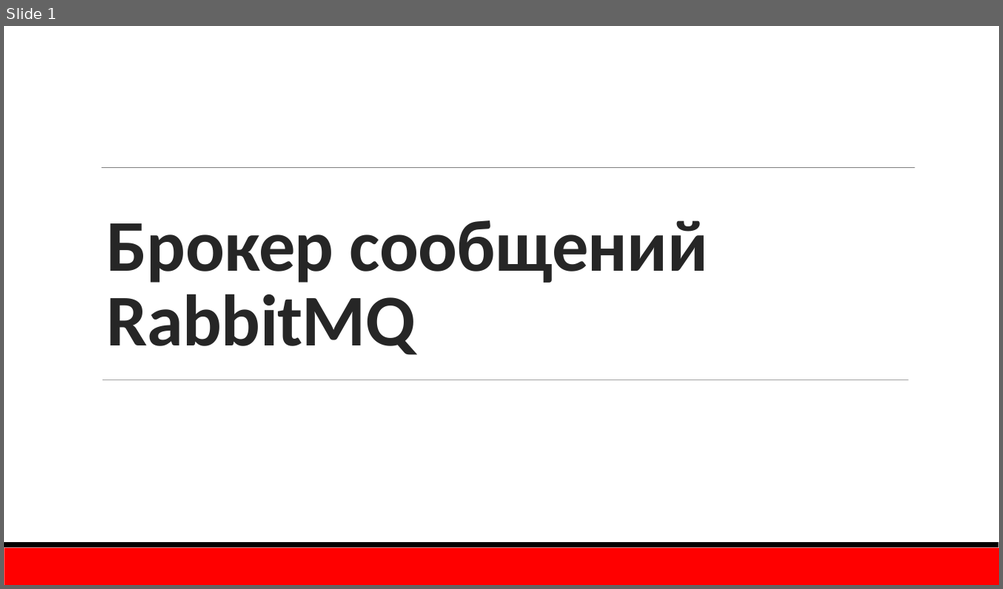
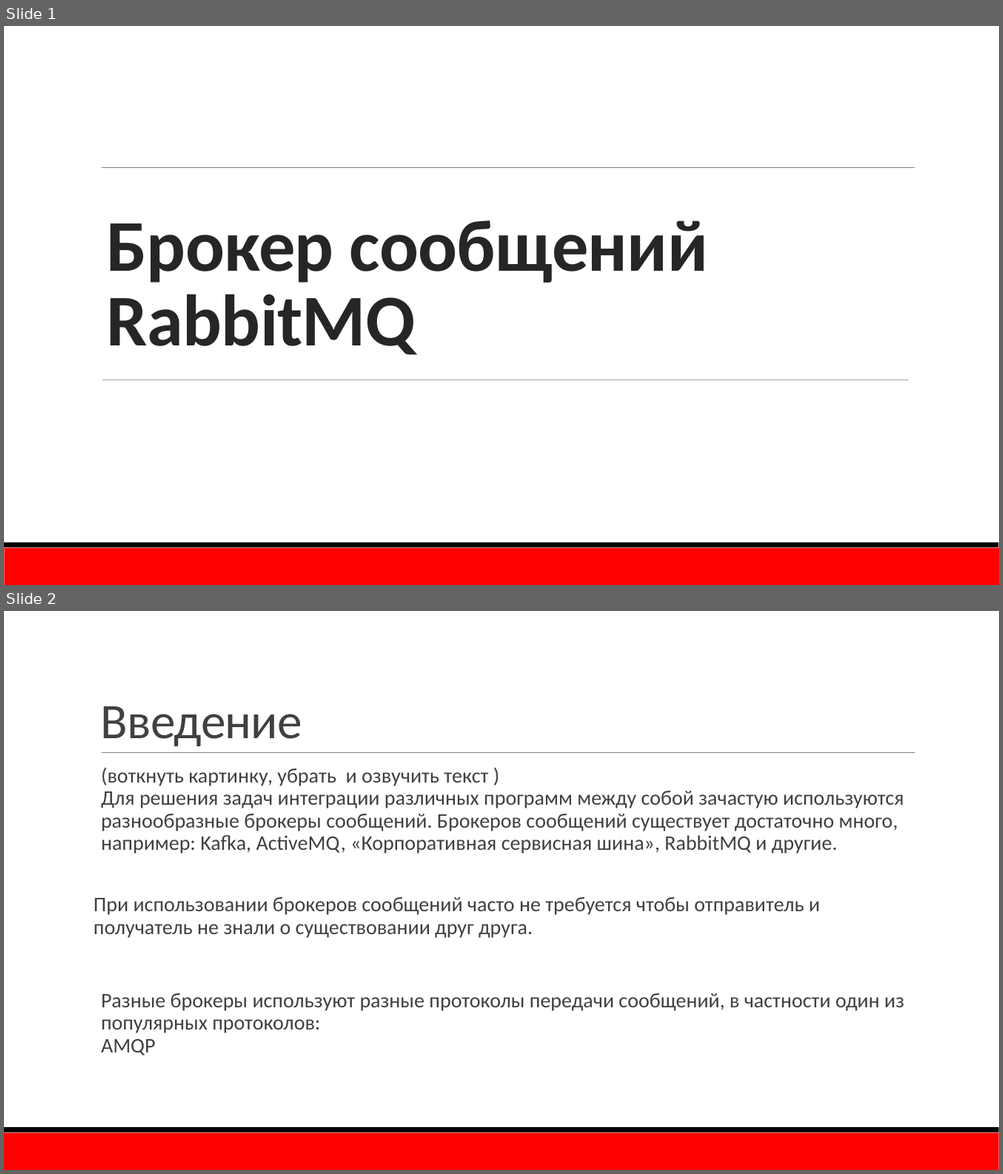
Before and after one commit to TurCons/DisconfRabbitMq, a slide deck: presentation/RabbitMQ.pptx. Shown one above the other, each under a label of ours: slide 1 before the commit, slides 1 and 2 after it. The pictures are 1003x589 and 1003x1174 pixels, drawn with LibreOffice and Linux fonts; fonts in the diff are those of the drawing; background and template pictures are left out. Boxes give left, top, right and bottom in pixels: in the first picture for what was removed or moved away, otherwise in the second. Text is boxed around its words. In the diff, an @@ line names an element or a change of style, - is before the commit and + after.

```diff
--- a/presentation/RabbitMQ.pptx
+++ b/presentation/RabbitMQ.pptx
@@ slide 2 added at bbox=[4, 611, 999, 1170], background #FFFFFF; not listed: 3 template elements that a slide beside it also shows @@
@@ title added at bbox=[101, 706, 302, 746], 48 pt, text #404040 @@
+Введение
@@ text added at bbox=[94, 768, 904, 1056], 20 pt, text #404040 @@
+  (воткнуть картинку, убрать и озвучить текст )
+  Для решения задач интеграции различных программ между собой зачастую используются разнообразные брокеры сообщений. Брокеров сообщений существует достаточно много, например: Kafka, ActiveMQ, «Корпоративная сервисная шина», RabbitMQ и другие.
+При использовании брокеров сообщений часто не требуется чтобы отправитель и получатель не знали о существовании друг друга.
+  Разные брокеры используют разные протоколы передачи сообщений, в частности один из популярных протоколов:
+  AMQP
```
Also in this commit, not shown: 5 slides changed, 1 other slide added, 1 other file.
